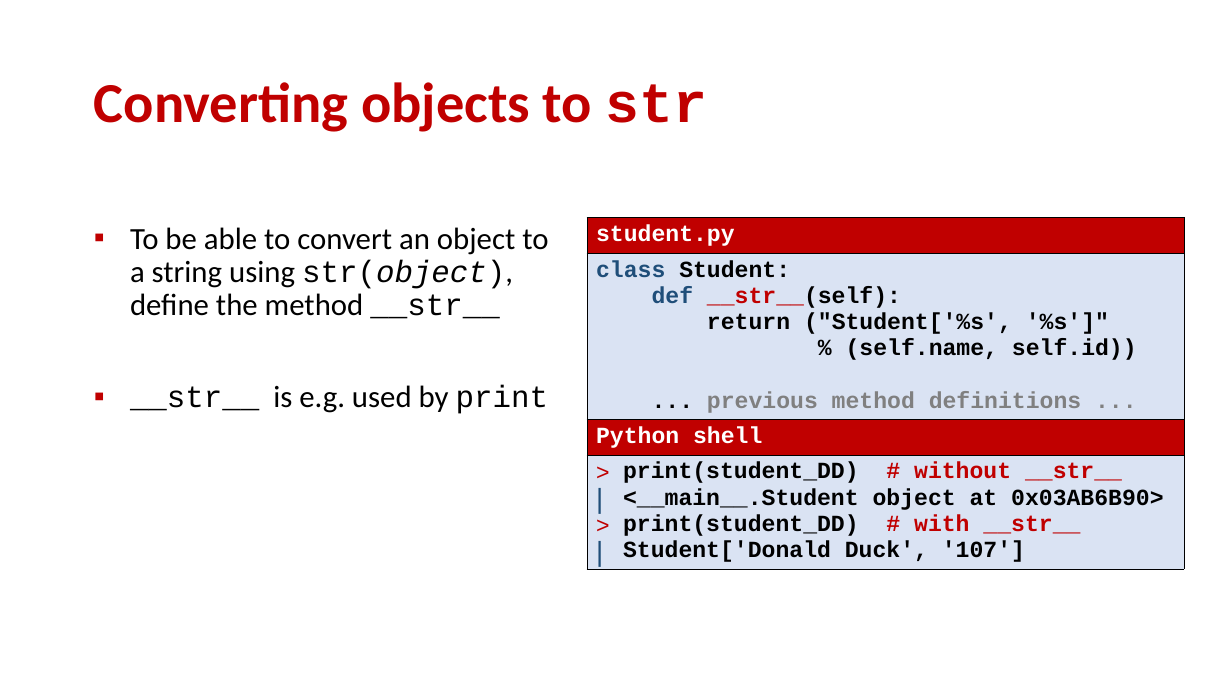
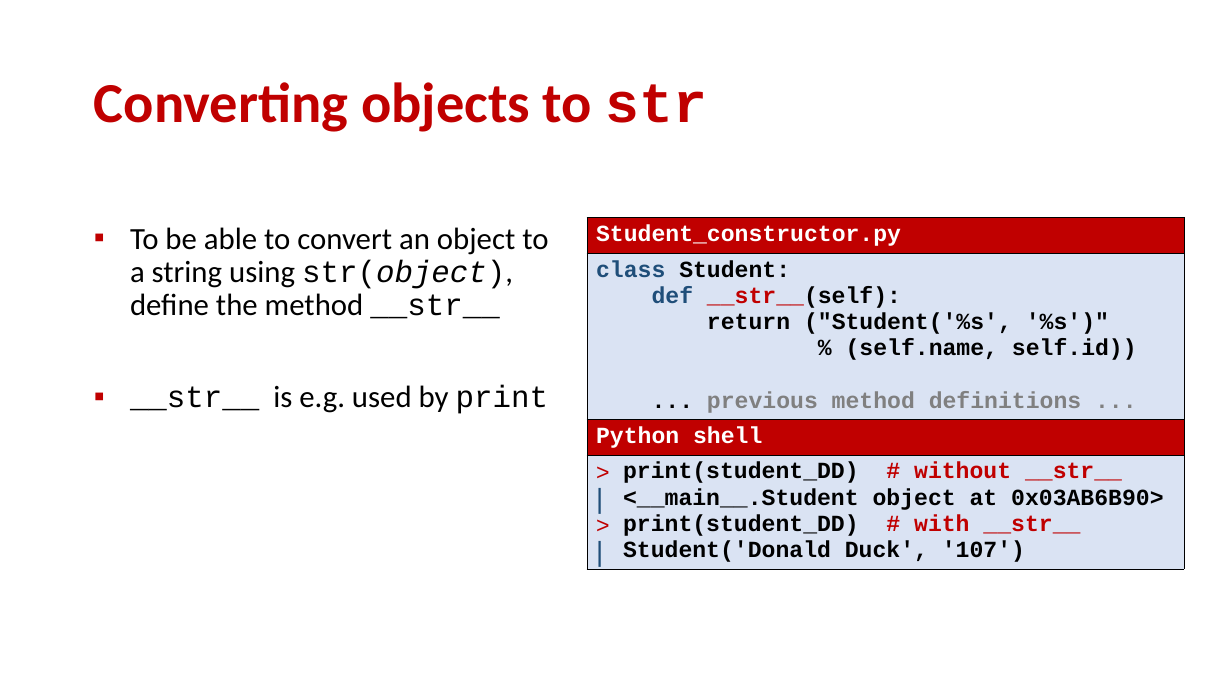
Before and after one commit to gsbrodal/gsbrodal.github.io, a slide deck: slide 15 of ipsa/slides/classes.pptx. Drawn at 1232x693 pixels with LibreOffice and Linux fonts; fonts in the diff are those of the drawing. Boxes give left, top, right and bottom in pixels: in the first picture for what was removed or moved away, otherwise in the second. Text is boxed around its words. In the diff, an @@ line names an element or a change of style, - is before the commit and + after.

Commit message:
updated class slides

```diff
--- a/ipsa/slides/classes.pptx
+++ b/ipsa/slides/classes.pptx
@@ table at (587, 218, 1184, 588) @@
-row 1, column 1: student.py
+row 1, column 1: Student_constructor.py
@@ row 2, column 1: "class Student: / def __str__(self): / return ("Student['%s', '%s']" / % (self.name, self.id)) / ... previous method definitions ..." to "class Student: / def __str__(self): / return ("Student('%s', '%s')" / % (self.name, self.id)) / ... previous method definitions ..." @@
-row 4, column 1: print(student_DD) # without __str__ / <__main__.Student object at 0x03AB6B90> / print(student_DD) # with __str__ / Student['Donald Duck', '107']
+row 4, column 1: print(student_DD) # without __str__ / <__main__.Student object at 0x03AB6B90> / print(student_DD) # with __str__ / Student('Donald Duck', '107')
```
Also in this commit, not shown: 4 other slides changed, 5 other files.
